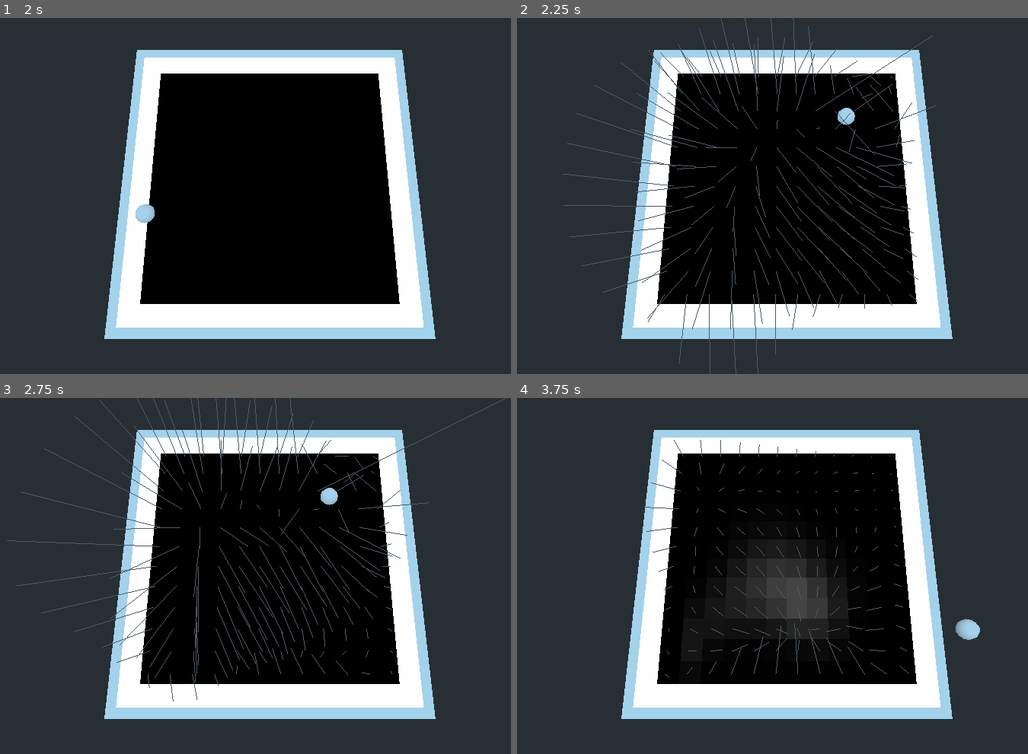
Above: before the commit, frames 1-4 (two rows, left to right).
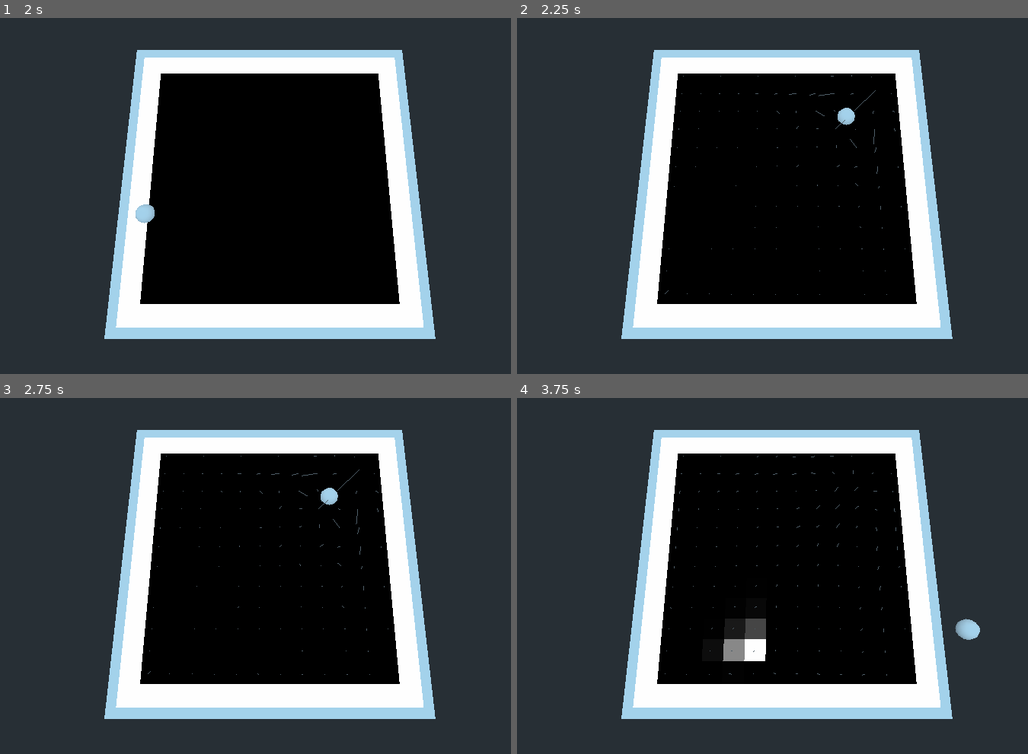
Above: after the commit, the same moments.

Repository: bit-shift-io/flow
Game: Godot game, scene res://map.tscn
Two runs of this game, one before a commit and one after it. Both use one fixed random seed, a clock stepped at 60 frames per second and the inputs below.
Inputs (mouse positions are in pixels of both pictures, inside the frame that each line leads up to):
- Up to frame 1 (2 s): tap Enter at 0.5 s; move the mouse to (403, 178) at 0.52 s; tap V (velocity) at 0.6, 1.55 s; tap Space at 1.25 s; move the mouse to (148, 213) at 1.27 s; tap C (clear) at 1.35 s
- Up to frame 2 (2.25 s): tap Enter at 2 s; move the mouse to (844, 117) at 2.02 s; press the mouse at (844, 117) at 2.03 s
- Up to frame 3 (2.75 s): tap V (velocity) at 2.3 s
- Up to frame 4 (3.75 s): move the mouse to (752, 647) at 2.77 s; release the mouse at (752, 647) at 2.78 s; right-click (752, 647) at 2.85 s; tap V (velocity) at 3.05, 3.6 s; move the mouse to (966, 629) at 3.52 s

Frame 1 is identical in both runs. In frame 2, 2.4% of the frame differs, in the area x 8-82%, y 0-100%; in frame 3, 2.4%; in frame 4, 5.4%, in the area x 25-77%, y 11-79%.

Commit message:
This sucker now works!

Diff:
--- a/src/demo.gd
+++ b/src/demo.gd
@@ -4,15 +4,18 @@
 onready var camera = get_node("Camera");
 onready var cursor = get_node("Cursor");
 
+var drawVel = false; # draw the velocty with out the velocty field disapating
+var uniformForce = Vector2(0.0, 0.0); # initial uniform force
+
 var N = 12
 var size = N + 2
 
 var dt = 0.1
 var diff = 0.0
 var visc = 0.0
-var force = 5.0
+var force = 1.0
 var source = 100.0
-var dvel = false
+var dvel = true
 
 var omx = 0.0
 var omy = 0.0
@@ -127,6 +130,12 @@
 	base.depth = size + 1;
 	cells = create_2d_instance(size, size, cell_scene, cell_parent);
 
+	# uniform force field for testing
+	for i in range(0, size):
+		for j in range(0, size):
+			u[i][j] = uniformForce.y
+			v[i][j] = uniformForce.x
+
 
 func get_from_UI(d, u, v):
 	"""get_from_UI."""
@@ -134,8 +143,10 @@
 	for i in range(0, size):
 		for j in range(0, size):
 			d[i][j] = 0.0
-			u[i][j] = 0.0
-			v[i][j] = 0.0
+
+			if (!drawVel):
+				u[i][j] = 0.0
+				v[i][j] = 0.0
 
 
 	if not mouse_down[0] and not mouse_down[1]:
@@ -149,14 +160,15 @@
 		return
 
 	if mouse_down[0]:
-		var fx = force * (mx - omx);
-		var fy = force * -(my - omy);
+		# clamp here to stop force going to high on low fps
+		var fx = force * clamp(mx - omx, -1, 1);
+		var fy = force * clamp(my - omy, -1, 1);
 
 		if (fx != 0 || fy != 0):
 			print("force:" + str(fx) + "," + str(fy));
 
-		u[i][j] = fx
-		v[i][j] = fy
+		u[i][j] = fy
+		v[i][j] = fx
 
 	if mouse_down[1]:
 		d[i][j] = source
@@ -167,12 +179,17 @@
 
 # Called every frame. 'delta' is the elapsed time since the previous frame.
 func _process(delta):
-	get_from_UI(dens_prev, u_prev, v_prev)
-	solver.vel_step(N, u, v, u_prev, v_prev, visc, dt)
+	# Draw into velocity for easy debugging
+	if (drawVel):
+		get_from_UI(dens_prev, u, v)
+	else:
+		get_from_UI(dens_prev, u_prev, v_prev)
+		solver.vel_step(N, u, v, u_prev, v_prev, visc, dt)
+
 	solver.dens_step(N, dens, dens_prev, u, v, diff, dt)
 
-	#if dvel:
-	draw_velocity();
+	if dvel:
+		draw_velocity();
 
 	draw_density();
 
@@ -195,7 +212,7 @@
 			#	print("we got somrthing!");
 
 			var cell = cells[i][j];
-			cell.set_velocity(Vector3(u[i][j] * velocityScale, 0, v[i][j] * velocityScale));
+			cell.set_velocity(Vector3(v[i][j] * velocityScale, 0, -u[i][j] * velocityScale));
 
 			#glColor3f(1, 0, 0)
 			#glVertex2f(x, y)
--- a/src/solver.gd
+++ b/src/solver.gd
@@ -152,15 +152,15 @@
 	It implies advection, diffusion, addition of sources.
 	"""
 
+	# Add (x0 * dt) to x
+	# x0 is the previous density
 	add_source(N, x, x0, dt)
 
-	# swap
+	# swap - is this swapping contents or what x and x0 point to?
 	var tmp = x;
 	x = x0;
 	x0 = tmp;
 
-	#x0, x = x, x0  # swap
-
 	diffuse(N, 0, x, x0, diff, dt)
 
 	# swap
@@ -168,7 +168,6 @@
 	x = x0;
 	x0 = tmp;
 
-	# x0, x = x, x0  # swap
 	advect(N, 0, x, x0, u, v, dt)
 
 
@@ -178,7 +177,12 @@
 	It implies self-advection, viscous diffusion, addition of forces.
 	"""
 
+	# Add (u0 * dt) to u
+	# u0 is the previous velocity in x dimension
 	add_source(N, u, u0, dt)
+
+	# Add (v0 * dt) to v
+	# v0 is the previous velocity in y dimension
 	add_source(N, v, v0, dt)
 
 	# swap
